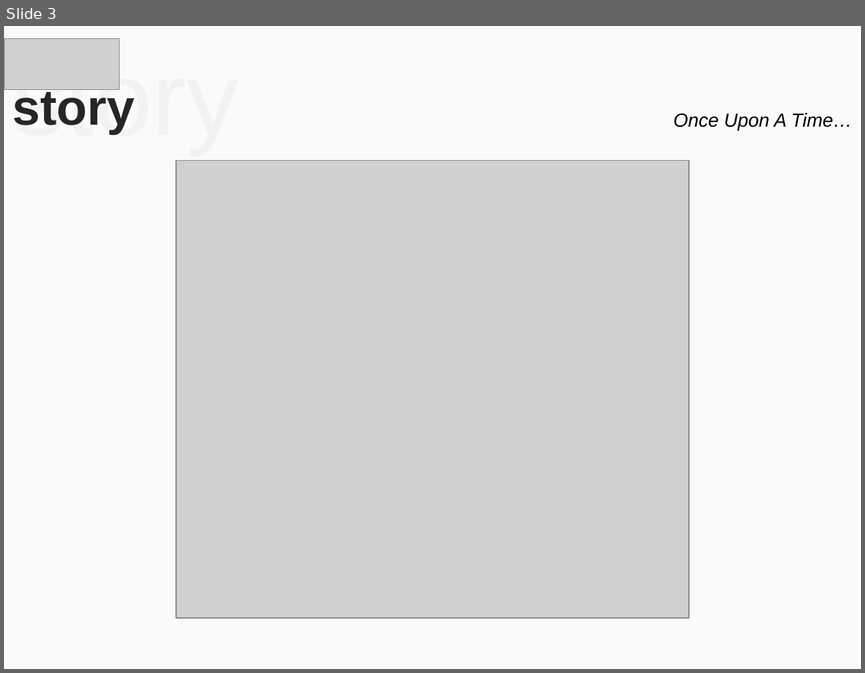
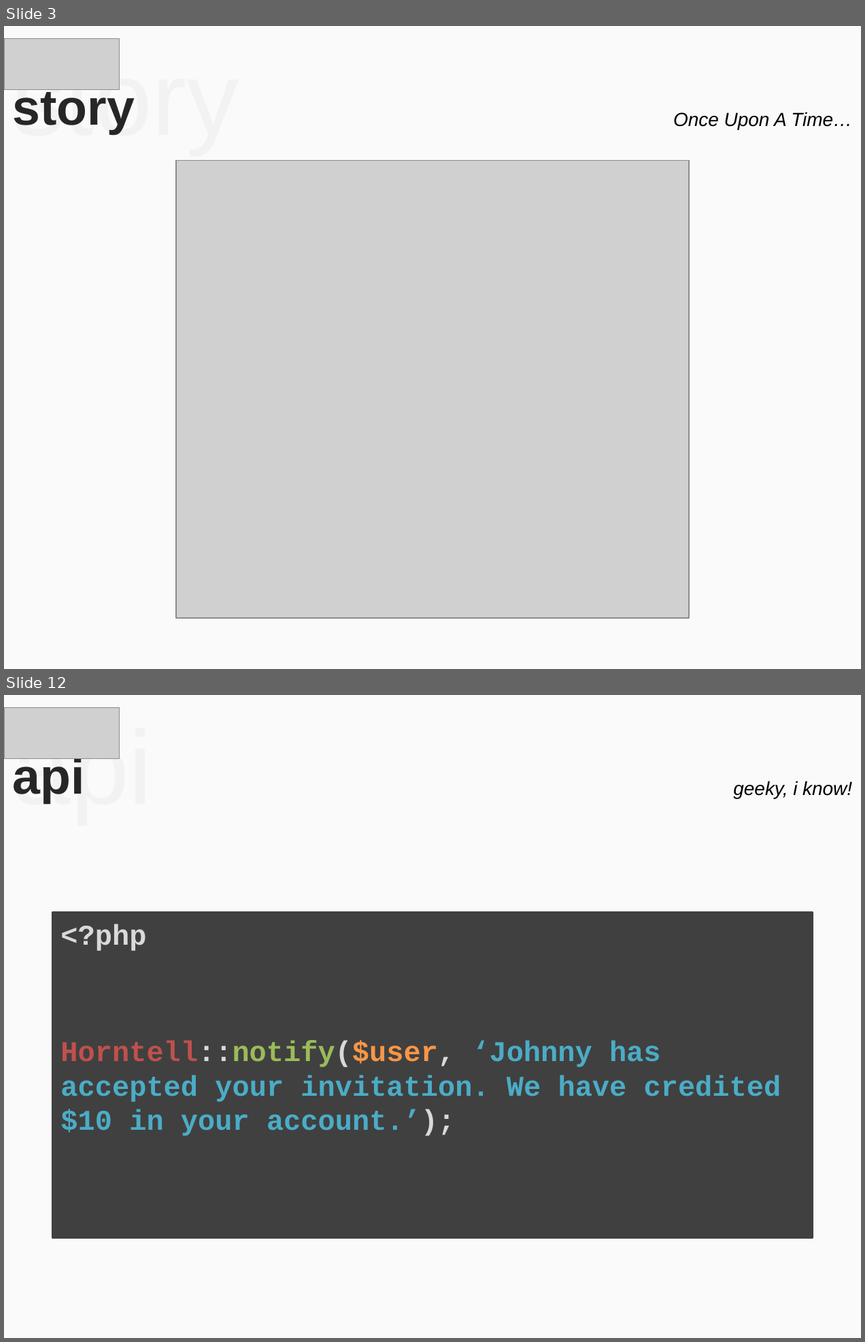
Before and after one commit to mohitmamoria/horntell-unpluggd-deck, a slide deck: Horntell - Unpluggd.pptx. Shown one above the other, each under a label of ours: slide 3 before the commit, slides 3 and 12 after it; the slides between them are not shown. The pictures are 865x673 and 865x1342 pixels, drawn with LibreOffice and Linux fonts; fonts in the diff are those of the drawing; grey boxes stand for pictures. Boxes give left, top, right and bottom in pixels: in the first picture for what was removed or moved away, otherwise in the second. Text is boxed around its words. In the diff, an @@ line names an element or a change of style, - is before the commit and + after.

```diff
--- a/Horntell - Unpluggd.pptx
+++ b/Horntell - Unpluggd.pptx
@@ slide 12 added at [4, 695, 861, 1338], background #FAFAFA @@
@@ picture added at [4, 708, 119, 759] @@
@@ text added at [12, 721, 152, 804], 88 pt, text #F2F2F2 @@
+api
@@ title added at [13, 758, 85, 803], 42 pt, text #262626, bold @@
+api
@@ text added at [733, 781, 852, 799], 16 pt, text #000000, italic @@
+geeky, i know!
@@ text added at [52, 913, 812, 1238], fill #404040, outline #404040 1.5 pt, 24 pt, text #4BACC6, bold @@
+<?php
+Horntell::notify($user, ‘Johnny has accepted your invitation. We have credited $10 in your account.’);
```
Also in this commit, not shown: 1 slide changed, 11 other slides added, 7 slides removed, 9 other files.
